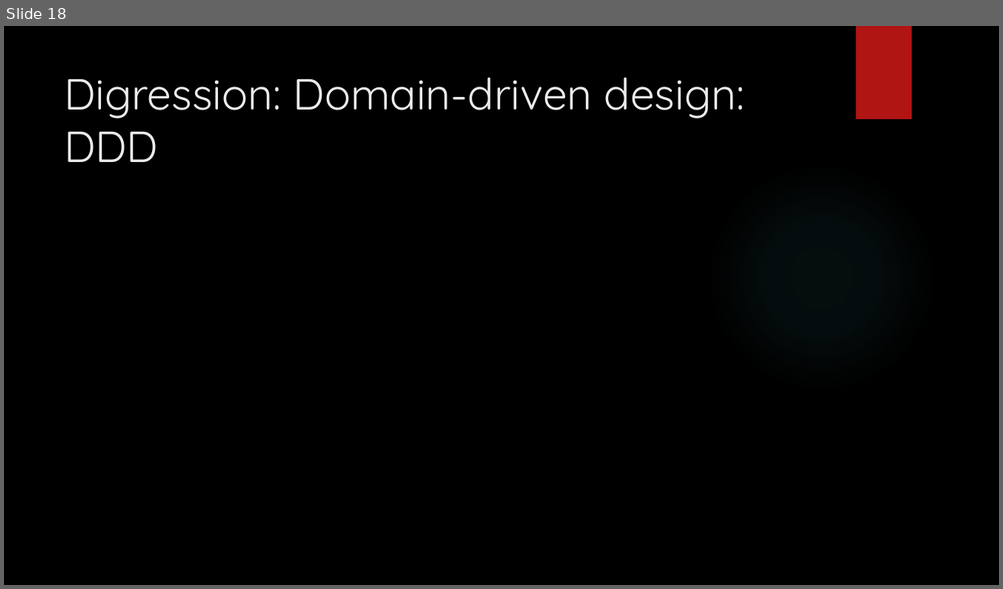
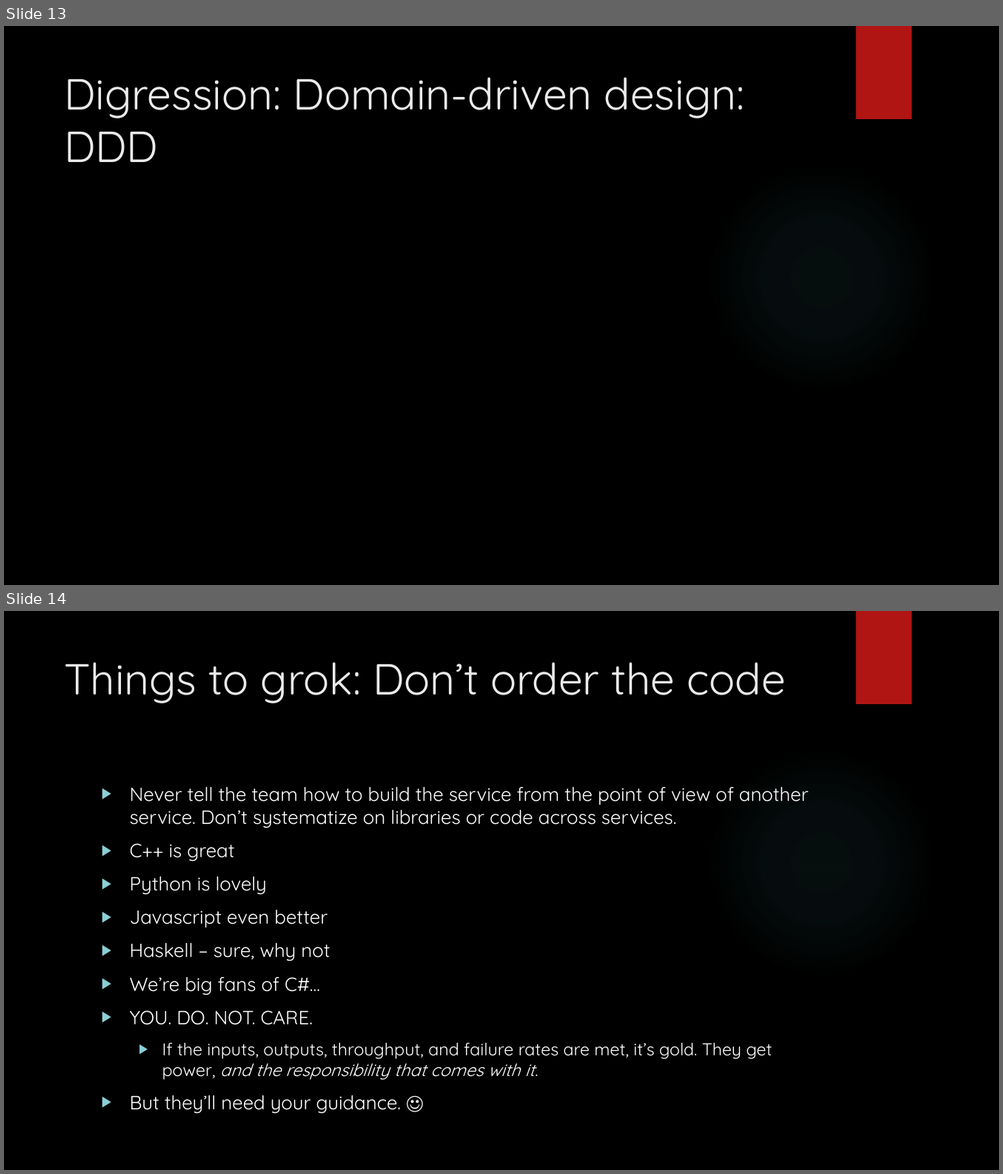
Before and after one commit to arif-aigonix/leap2015, a slide deck: Microservices Overview.pptx. Shown one above the other, each under a label of ours: slide 18 before the commit, slides 13 and 14 after it. The pictures are 1003x589 and 1003x1174 pixels, drawn with LibreOffice and Linux fonts; fonts in the diff are those of the drawing; background and template pictures are left out. Boxes give left, top, right and bottom in pixels: in the first picture for what was removed or moved away, otherwise in the second. Text is boxed around its words. In the diff, an @@ line names an element or a change of style, - is before the commit and + after.

```diff
--- a/Microservices Overview.pptx
+++ b/Microservices Overview.pptx
@@ slide 14 added at (4, 611, 999, 1170), background picture (left out); not listed: 2 template elements that a slide beside it also shows @@
@@ title added at (64, 662, 785, 703), 42 pt, text #EBEBEB @@
+Things to grok: Don’t order the code
@@ text added at (130, 787, 808, 1113), 18.5 pt, text #FFFFFF @@
+▶ Never tell the team how to build the service from the point of view of another service. Don’t systematize on libraries or code across services.
+▶ C++ is great
+▶ Python is lovely
+▶ Javascript even better
+▶ Haskell – sure, why not
+▶ We’re big fans of C#...
+▶ YOU. DO. NOT. CARE.
+  ▶ If the inputs, outputs, throughput, and failure rates are met, it’s gold. They get power, and the responsibility that comes with it.
+▶ But they’ll need your guidance. ☺
@@ what was slide 18 is now slide 13 @@
```
Also in this commit, not shown: 1 slide changed, 10 other slides added, 3 slides removed, 3 other files.
